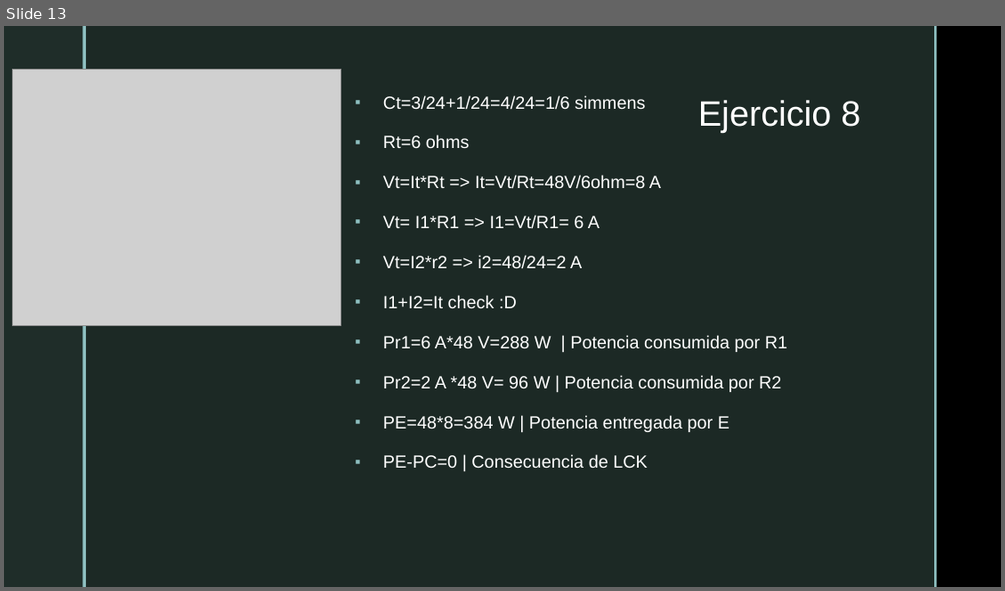
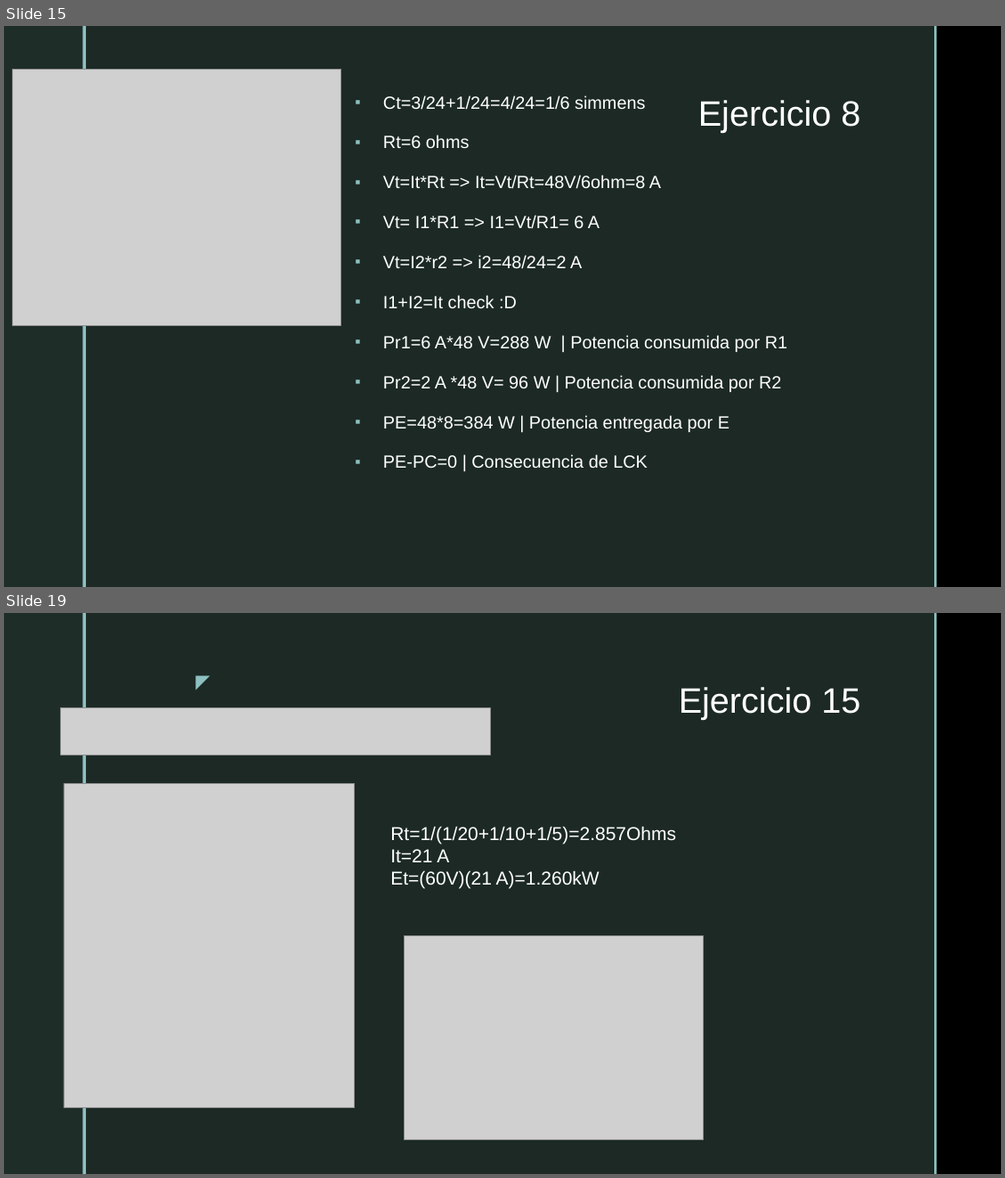
Before and after one commit to lujeolhe/Clases-Electronica, a slide deck: Circuitos Paralelo/Circuitos en Paralelo.pptx. Shown one above the other, each under a label of ours: slide 13 before the commit, slides 15 and 19 after it; the slides between them are not shown. The pictures are 1005x591 and 1005x1178 pixels, drawn with LibreOffice and Linux fonts; fonts in the diff are those of the drawing; grey boxes stand for pictures; background and template pictures are left out. Boxes give left, top, right and bottom in pixels: in the first picture for what was removed or moved away, otherwise in the second. Text is boxed around its words. In the diff, an @@ line names an element or a change of style, - is before the commit and + after.

```diff
--- a/Circuitos Paralelo/Circuitos en Paralelo.pptx
+++ b/Circuitos Paralelo/Circuitos en Paralelo.pptx
@@ slide 19 added at (4,613,1001,1174), background picture (left out); not listed: 4 template elements that a slide beside it also shows @@
@@ text added at (184,666,217,695), 18 pt, text #8EC0C1 @@
+◤
@@ title added at (679,687,860,720), 34 pt, text #FFFFFF @@
+Ejercicio 15
@@ picture added at (61,708,490,755) @@
@@ picture added at (64,784,355,1108) @@
@@ text added at (390,826,676,889), 18 pt, text #FFFFFF @@
+Rt=1/(1/20+1/10+1/5)=2.857Ohms
+It=21 A
+Et=(60V)(21 A)=1.260kW
@@ picture added at (404,935,703,1140) @@
@@ what was slide 13 is now slide 15 @@
```
Also in this commit, not shown: 6 other slides added, 1 other file.
